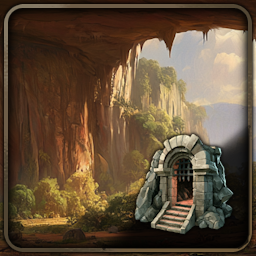
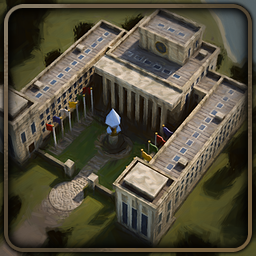
Layer changes from the first (256, 256) image to the second:
hid group "Overlay: Goods" (9 layers) over 93, 118, 255, 253
hid "Dungeon" over 129, 129, 239, 240
hid group "Dungeons" (29 layers) over 0, 0, 256, 256
showed group "Backgrounds" (29 layers) over 0, 0, 256, 256
added layer "Arcane Council (Model)" in group "Backgrounds" over 0, 0, 256, 256
added layer "Mana Core Workshop (Model)" in group "Backgrounds" over 0, 0, 256, 256
added layer "Magic Research Institute (Model)" in group "Backgrounds" over 0, 0, 256, 256
